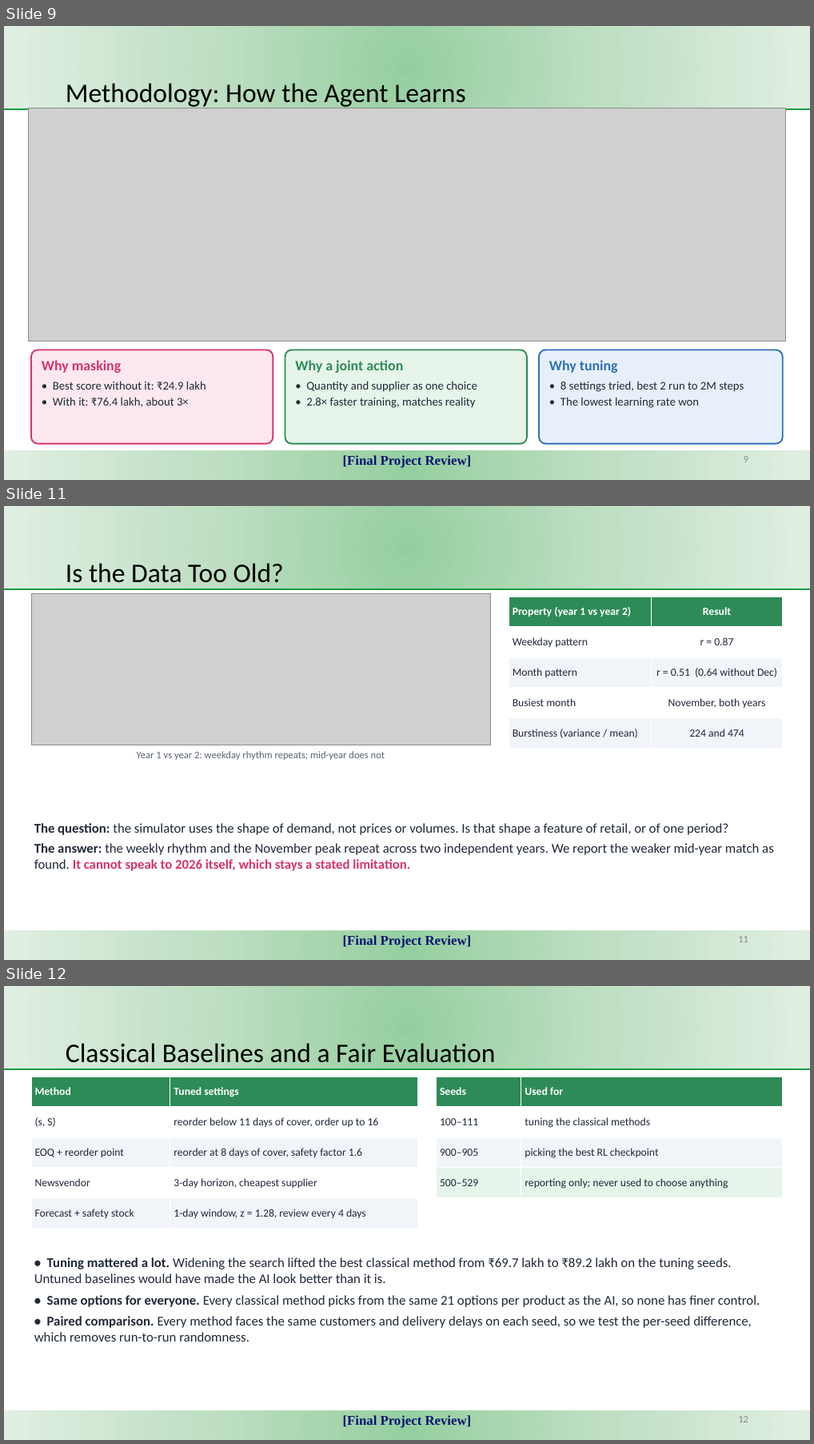
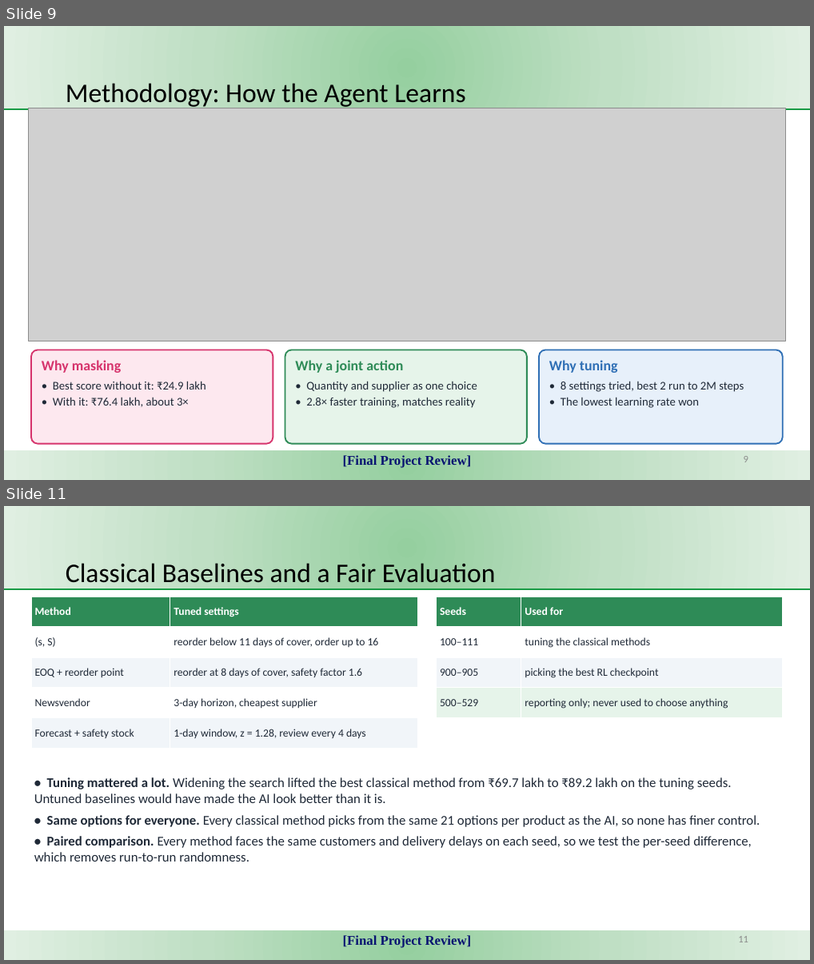
Before and after one commit to KJSK-Koushik/Supply-AI-RL-Explainable-supply-chain-Optimisation, a slide deck: reports/SupplyAI-RL_Final_Project_Review.pptx. Shown one above the other, each under a label of ours: slides 9, 11 and 12 before the commit, slides 9 and 11 after it; the slides between them are not shown. The pictures are 814x1444 and 814x964 pixels, drawn with LibreOffice and Linux fonts; fonts in the diff are those of the drawing; grey boxes stand for pictures. Boxes give left, top, right and bottom in pixels: in the first picture for what was removed or moved away, otherwise in the second. Text is boxed around its words. In the diff, an @@ line names an element or a change of style, - is before the commit and + after.

Commit message:
Final-review deck: the 25-slide version after the team's edits
Removed the data-age, error-analysis, engineering-evidence and limitations
slides, and brought the outline in line with what is left. The build script
(scripts/build_final_deck.py) still produces the longer 29-slide draft.

```diff
--- a/reports/SupplyAI-RL_Final_Project_Review.pptx
+++ b/reports/SupplyAI-RL_Final_Project_Review.pptx
@@ slide 11 removed at [4,506,810,960], background #FFFFFF @@
@@ rectangle removed at [4,506,810,589] @@
@@ title removed at [66,563,284,589] @@
-Is the Data Too Old?
@@ line removed from (4, 589) to (810, 589) @@
@@ picture removed at [31,594,491,745] @@
@@ table removed at [509,596,783,748], 5 rows, 2 columns @@
-Property (year 1 vs year 2) | Result
-Weekday pattern | r = 0.87
-Month pattern | r = 0.51 (0.64 without Dec)
-Busiest month | November, both years
-Burstiness (variance / mean) | 224 and 474
@@ text removed at [137,751,385,760] @@
-Year 1 vs year 2: weekday rhythm repeats; mid-year does not
@@ text removed at [34,823,774,871] @@
-The question: the simulator uses the shape of demand, not prices or volumes. Is that shape a feature of retail, or of one period?
-The answer: the weekly rhythm and the November peak repeat across two independent years. We report the weaker mid-year match as found. It cannot speak to 2026 itself, which stays a stated limitation.
@@ rectangle removed at [4,931,810,960] @@
-[Final Project Review]
@@ page number removed at [738,936,749,942] @@
-11
@@ what was slide 12 is now slide 11 @@
```
Also in this commit, not shown: 4 slides changed, 3 other slides removed.
